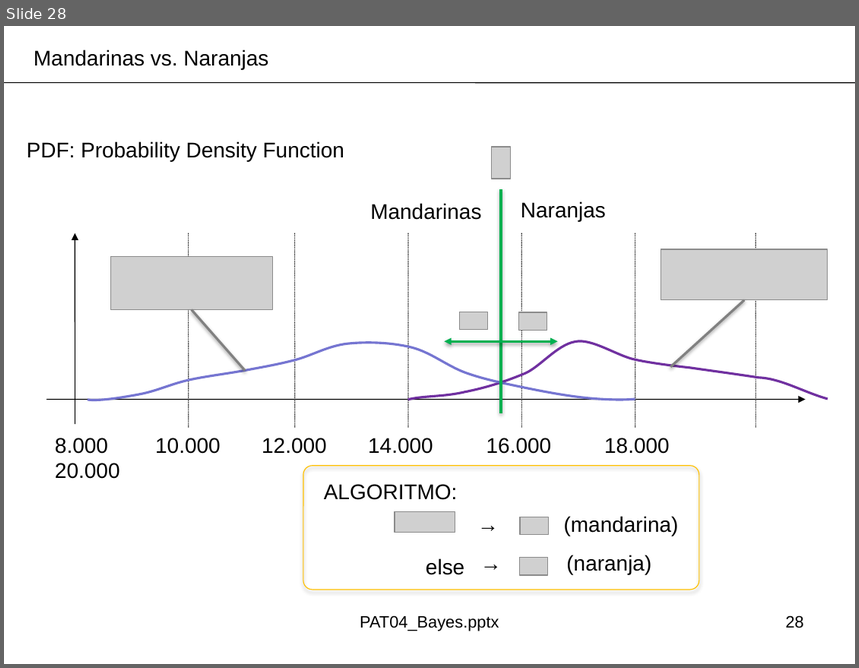
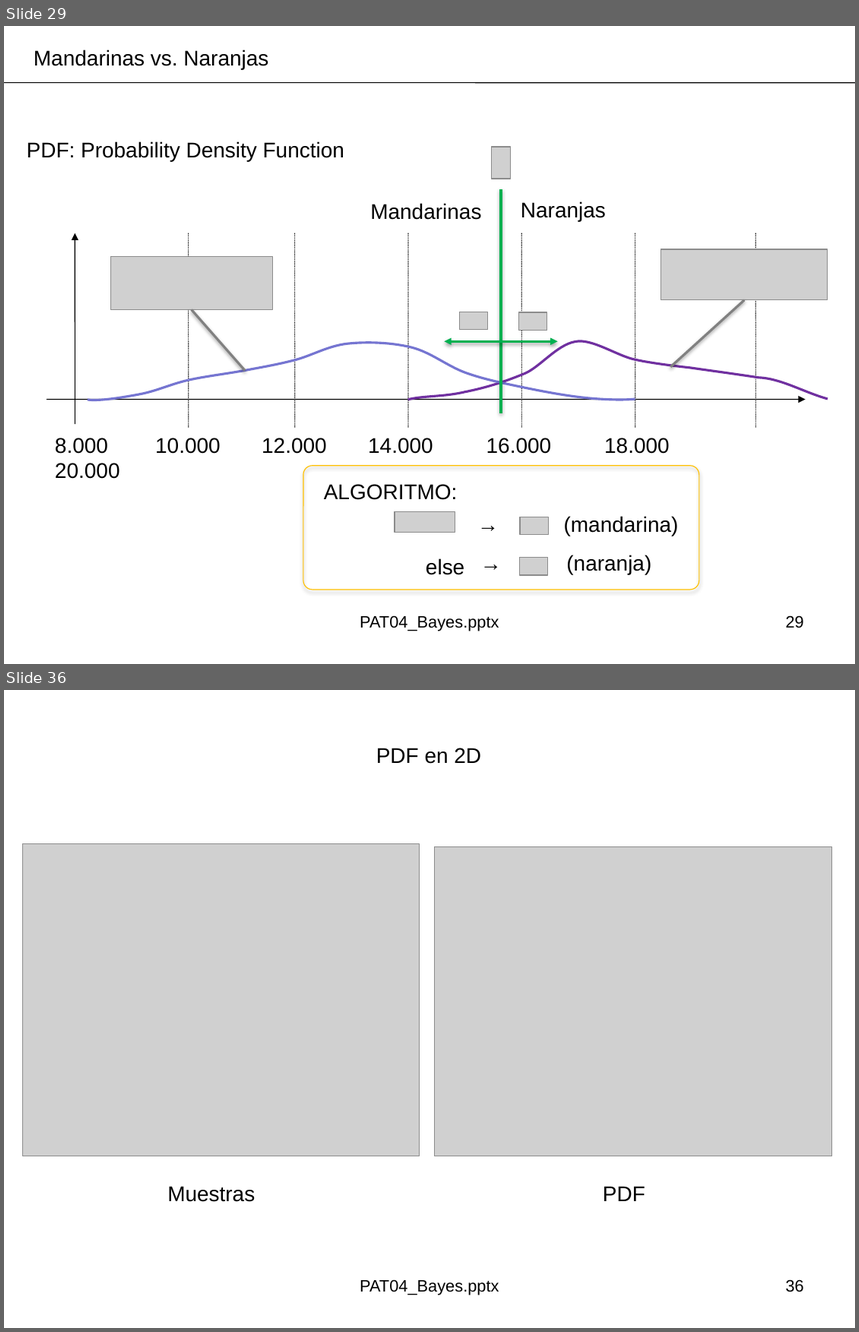
Before and after one commit to domingomery/patrones, a slide deck: clases/Cap04_Clasificacion/presentations/PAT04_Bayes.pptx. Shown one above the other, each under a label of ours: slide 28 before the commit, slides 29 and 36 after it; the slides between them are not shown. The pictures are 859x668 and 859x1332 pixels, drawn with LibreOffice and Linux fonts; fonts in the diff are those of the drawing; grey boxes stand for pictures; background and template pictures are left out. Boxes give left, top, right and bottom in pixels: in the first picture for what was removed or moved away, otherwise in the second. Text is boxed around its words. In the diff, an @@ line names an element or a change of style, - is before the commit and + after.

```diff
--- a/clases/Cap04_Clasificacion/presentations/PAT04_Bayes.pptx
+++ b/clases/Cap04_Clasificacion/presentations/PAT04_Bayes.pptx
@@ slide 36 added at box(4, 690, 855, 1328), background #FFFFFF @@
@@ text added at box(376, 748, 481, 764), 18 pt, text #000000 @@
+PDF en 2D
@@ picture added at box(23, 844, 420, 1157) @@
@@ picture added at box(435, 847, 832, 1157) @@
@@ text added at box(167, 1186, 255, 1202), 18 pt, text #000000 @@
+Muestras
@@ text added at box(603, 1186, 645, 1201), 18 pt, text #000000 @@
+PDF
@@ text added at box(360, 1280, 499, 1296), 14 pt, text #000000 @@
+PAT04_Bayes.pptx
@@ page number added at box(786, 1280, 804, 1293), 14 pt, text #000000 @@
+36
@@ what was slide 28 is now slide 29 @@
@@ page number at box(786, 616, 804, 629): text changed @@
-28
+29
```
Also in this commit, not shown: 3 slides changed, 7 other slides added, 3 other files.
